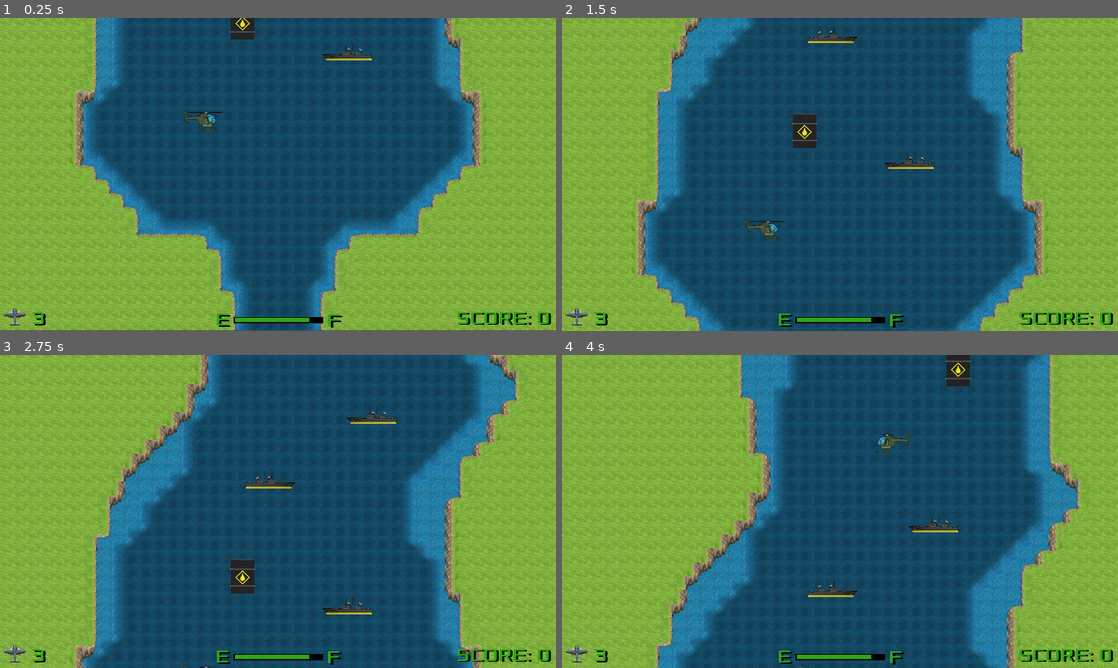
Above: before the commit, frames 1-4 (two rows, left to right).
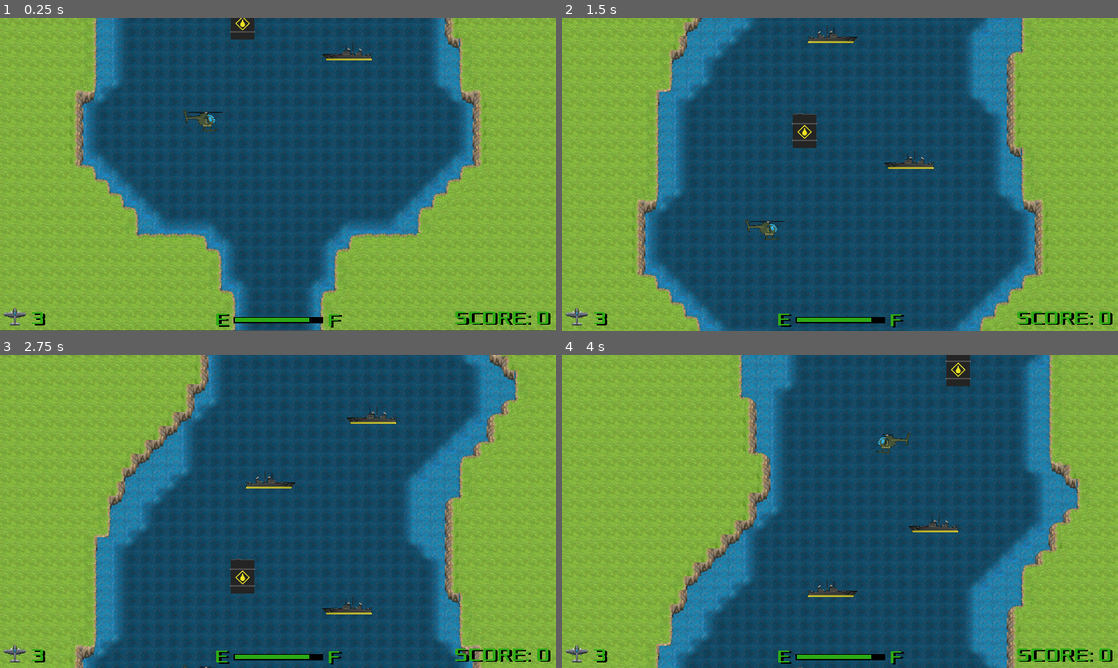
Above: after the commit, the same moments.

Repository: PawelKrywulko/TGW_G-8_Z1
Game: Godot game, scene res://scenes/GameManager.tscn
Two runs of this game, one before a commit and one after it. Both use one fixed random seed, a clock stepped at 60 frames per second and the inputs below.
Inputs:
- Up to frame 1 (0.25 s): no input
- Up to frame 2 (1.5 s): tap Enter at 0.5 s; hold Right (ui_right) 0.53-1.28 s; hold Space (interact) 0.53-1.28 s; hold Down (ui_down) from 1.28 s (still down); tap Space (interact) at 1.35 s
- Up to frame 3 (2.75 s): release Down (ui_down) at 2.03 s; hold Right (ui_right) from 2.03 s (still down); hold Space (interact) from 2.03 s (still down)
- Up to frame 4 (4 s): release Right (ui_right) at 2.78 s; release Space (interact) at 2.78 s; hold Up (ui_up) 2.78-3.53 s; tap Space (interact) at 2.85 s; hold Left (ui_left) from 3.53 s (still down); hold Space (interact) from 3.53 s (still down)

The runs differ from the first frame. In frame 1, 0.4% of the frame differs, in the area x 5-100%, y 93-99%; in frame 2, 0.4%; in frame 3, 0.4%; in frame 4, 0.4%.
Error in both runs: Trying to assign value of type 'ProgressBar' to a variable of type 'Label'. (res://scripts/HUD.gd:6)

Commit message:
changed Project Settings, changed to GLE2

Diff:
--- a/River Raid/project.godot
+++ b/River Raid/project.godot
@@ -29,7 +29,6 @@
 
 [debug]
 
-settings/fps/force_fps=60
 gdscript/warnings/enable=false
 
 [display]
@@ -38,7 +37,6 @@
 window/size/height=1080
 window/size/test_width=1074
 window/size/test_height=768
-window/vsync/use_vsync=false
 window/stretch/mode="2d"
 window/stretch/aspect="keep"
 
@@ -60,6 +58,24 @@
 
 [rendering]
 
+quality/driver/driver_name="GLES2"
 quality/driver/fallback_to_gles2=true
 quality/2d/gles2_use_nvidia_rect_flicker_workaround=true
+quality/intended_usage/framebuffer_allocation=0
+quality/intended_usage/framebuffer_allocation.mobile=0
 quality/2d/use_pixel_snap=true
+quality/directional_shadow/size=256
+quality/directional_shadow/size.mobile=256
+quality/shadow_atlas/size=256
+quality/shadow_atlas/size.mobile=256
+quality/shadows/filter_mode=0
+quality/reflections/texture_array_reflections=false
+quality/reflections/high_quality_ggx=false
+quality/shading/force_vertex_shading.mobile=false
+quality/shading/force_lambert_over_burley.mobile=false
+quality/shading/force_blinn_over_ggx.mobile=false
+quality/depth/hdr=false
+quality/dynamic_fonts/use_oversampling=false
+quality/filters/anisotropic_filter_level=1
+quality/subsurface_scattering/quality=0
+quality/voxel_cone_tracing/high_quality=false
Not shown, added: River Raid/export_presets.cfg
